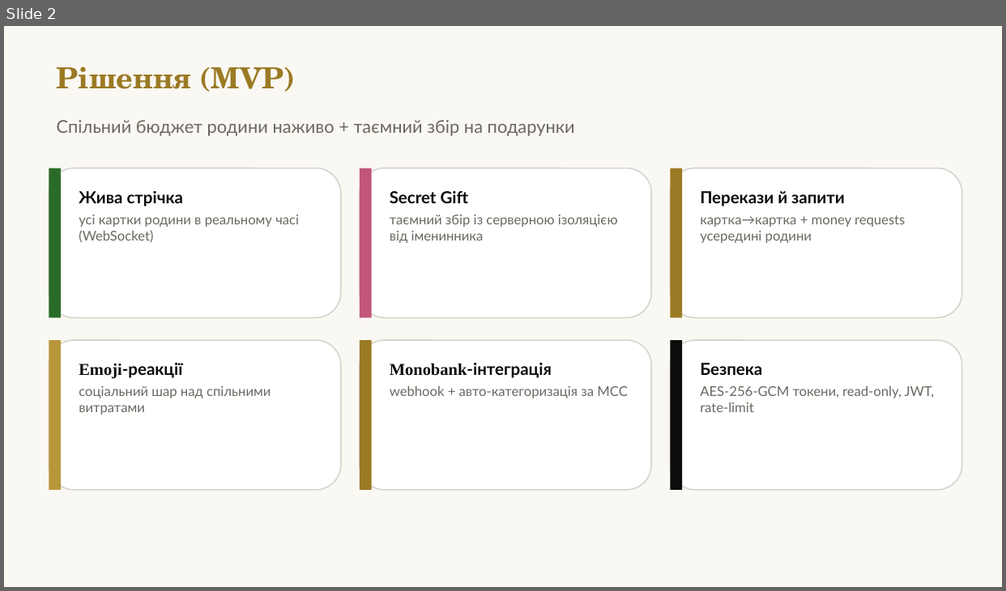
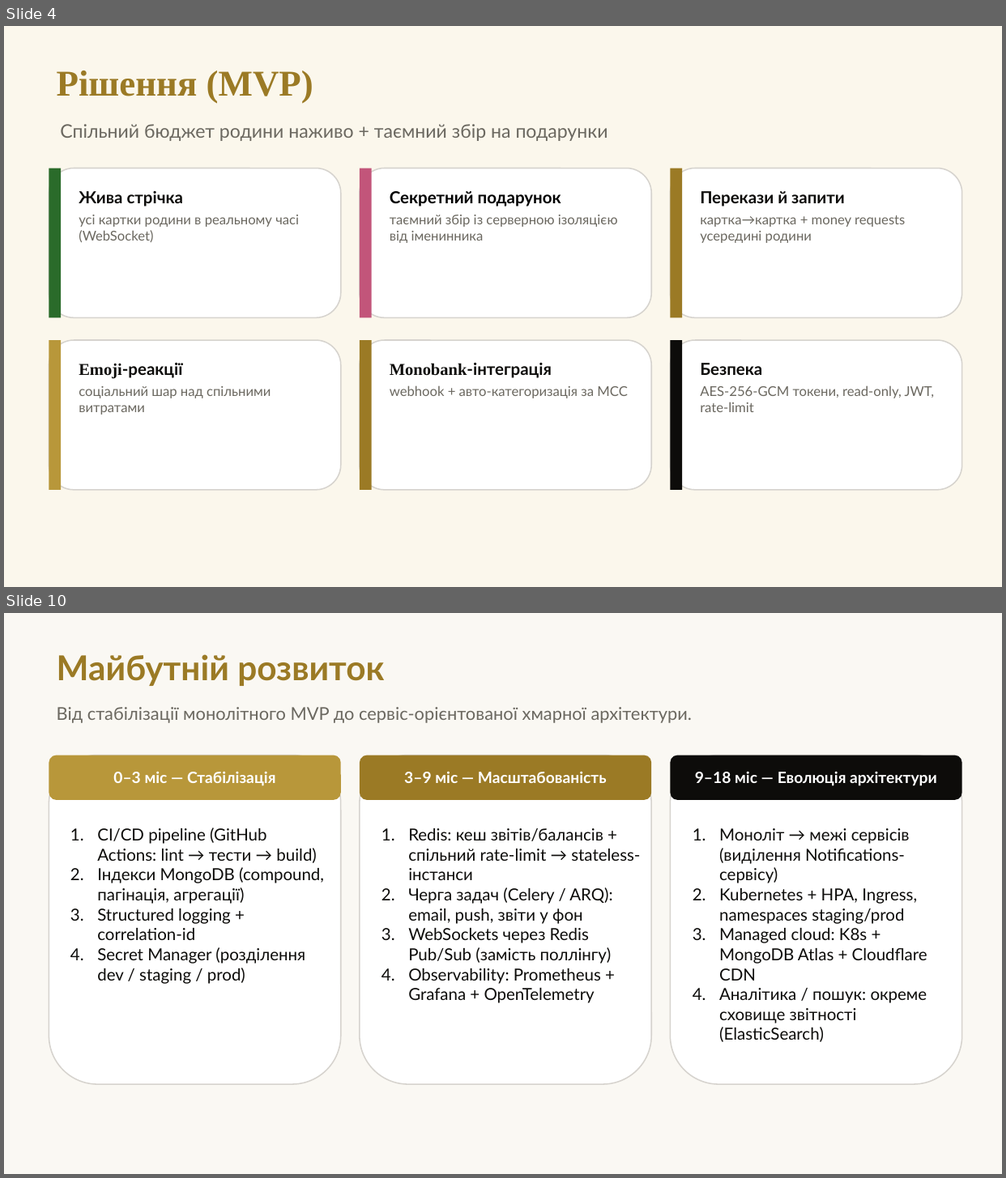
Before and after one commit to Uni-Project-143/Family-Wallet, a slide deck: docs/marketing/07_Project_Pitch_Deck.pptx. Shown one above the other, each under a label of ours: slide 2 before the commit, slides 4 and 10 after it; the slides between them are not shown. The pictures are 1006x591 and 1006x1178 pixels, drawn with LibreOffice and Linux fonts; fonts in the diff are those of the drawing. Boxes give left, top, right and bottom in pixels: in the first picture for what was removed or moved away, otherwise in the second. Text is boxed around its words. In the diff, an @@ line names an element or a change of style, - is before the commit and + after.

```diff
--- a/docs/marketing/07_Project_Pitch_Deck.pptx
+++ b/docs/marketing/07_Project_Pitch_Deck.pptx
@@ slide 10 added at (x1=4, y1=613, x2=1002, y2=1174), background #FAF8F3 @@
@@ text added at (x1=57, y1=654, x2=384, y2=686), 33 pt, text #9B7A25, bold @@
+Майбутній розвиток
@@ text added at (x1=57, y1=707, x2=692, y2=723), 17 pt, text #6B6860 @@
+Від стабілізації монолітного MVP до сервіс-орієнтованої хмарної архітектури.
@@ rounded rectangle added at (x1=49, y1=756, x2=341, y2=1084), fill #FFFFFF, outline #D6D3CE 1.2 pt @@
@@ rounded rectangle added at (x1=49, y1=756, x2=341, y2=800), fill #B8973A @@
@@ rounded rectangle added at (x1=360, y1=756, x2=651, y2=1084), fill #FFFFFF, outline #D6D3CE 1.2 pt @@
@@ rounded rectangle added at (x1=360, y1=756, x2=651, y2=800), fill #9B7A25 @@
@@ rounded rectangle added at (x1=671, y1=756, x2=962, y2=1084), fill #FFFFFF, outline #D6D3CE 1.2 pt @@
@@ rounded rectangle added at (x1=671, y1=756, x2=962, y2=800), fill #0D0C0A @@
@@ text added at (x1=113, y1=771, x2=275, y2=786), 15 pt, text #FFFFFF, bold @@
+0–3 міс — Стабілізація
@@ text added at (x1=404, y1=771, x2=607, y2=783), 15 pt, text #FFFFFF, bold @@
+3–9 міс — Масштабованість
@@ text added at (x1=695, y1=771, x2=937, y2=786), 15 pt, text #FFFFFF, bold @@
+9–18 міс — Еволюція архітектури
@@ text added at (x1=97, y1=828, x2=324, y2=984), 16 pt, text #0D0C0A @@
+1. CI/CD pipeline (GitHub Actions: lint → тести → build)
+2. Індекси MongoDB (compound, пагінація, агрегації)
+3. Structured logging + correlation-id
+4. Secret Manager (розділення dev / staging / prod)
@@ text added at (x1=408, y1=828, x2=640, y2=1003), 16 pt, text #0D0C0A @@
+1. Redis: кеш звітів/балансів + спільний rate-limit → stateless-інстанси
+2. Черга задач (Celery / ARQ): email, push, звіти у фон
+3. WebSockets через Redis Pub/Sub (замість поллінгу)
+4. Observability: Prometheus + Grafana + OpenTelemetry
@@ text added at (x1=719, y1=828, x2=927, y2=1042), 16 pt, text #0D0C0A @@
+1. Моноліт → межі сервісів (виділення Notifications-сервісу)
+2. Kubernetes + HPA, Ingress, namespaces staging/prod
+3. Managed cloud: K8s + MongoDB Atlas + Cloudflare CDN
+4. Аналітика / пошук: окреме сховище звітності (ElasticSearch)
@@ what was slide 2 is now slide 4 @@
@@ slide 4 changed as well @@
@@ background #FAF8F3 to #FBF7EC @@
@@ text "Рішення (MVP)" at (x1=57, y1=71, x2=313, y2=103): size 28 to 35 pt, font TeX Gyre Schola to Times New Roman @@
@@ text "Спільний бюджет родини наживо + ..." at (x1=60, y1=124, x2=608, y2=141): size 17 to 18 pt @@
@@ text at (x1=390, y1=191, x2=561, y2=207): text changed; text colour #0D0C0A to #000000 @@
-Secret Gift
+Секретний подарунок
```
Also in this commit, not shown: 6 other slides changed, 3 other slides added, 1 slide removed, 1 other file.
